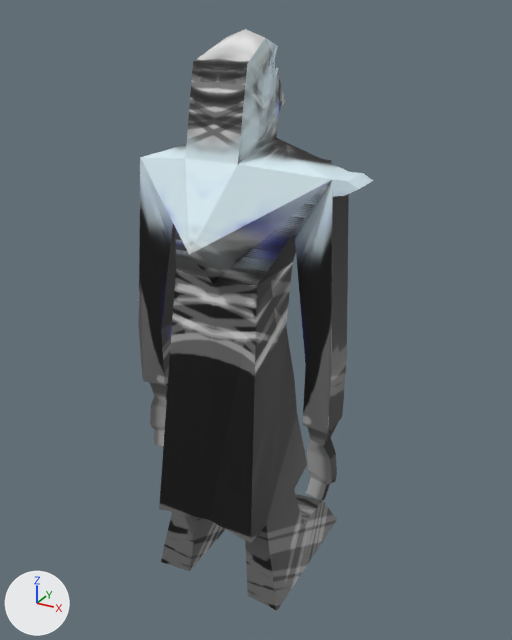
A saved change to the Blender file characters/plaguerobot.blend.
Camera for both pictures: a 50 mm camera at (-0.47, -7.5, 3.46) aimed at (-5.08, 0.89, -0.74). Every picture has the same lights, and +X, +Y and +Z are marked at lower left.

The older version as bpy lines, for what is in view:
```python
me_cube_001 = bpy.data.meshes.new('Cube.001')
me_cube_001.from_pydata(...)  # 251 vertices, 204 faces; spans x -3.6..3.3, y -3.1..2.4, z -6.3..10.4
me_cube_001.materials.append(mat_material_001)  # its picture is missing
ob_cube = bpy.data.objects.new('Cube', me_cube_001)
ob_cube.location = (-5.22, 0.61, 0.11)
ob_cube.scale = (-0.492, -0.492, -0.492)
```
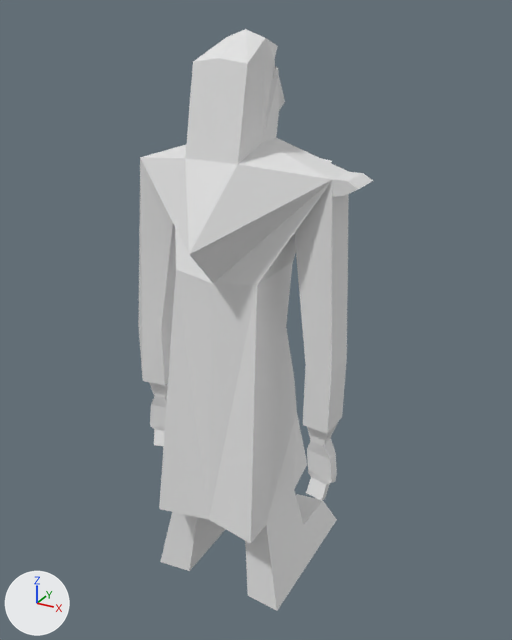
The newer file is also rescaled (x0.353), turned or shifted as a whole; pictures and numbers use the older file's frame.

Edits to the bpy script that builds the scene:
```text
Change me_cube_001:
    where me_cube_001.from_pydata(...)  # 251 vertices, 204 faces; spans x -3.6..3.3, y -3.1..2.4, z -6.3..10.4
    remove me_cube_001.materials.append(mat_material_001)  # its picture is missing
```

Location of each change, (x1, y1, x2, y2) in pixels of the pictures (512 x 640 px):
'Cube', recoloured
    both: (138, 29, 373, 611)
